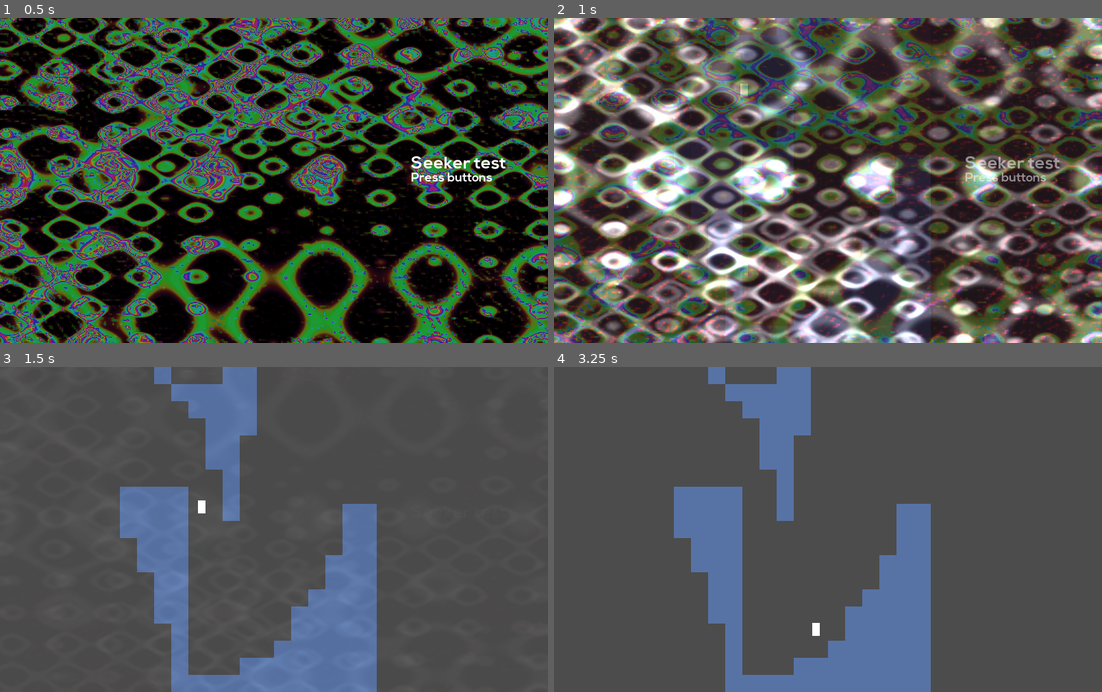
Above: before the commit, frames 1-4 (two rows, left to right).
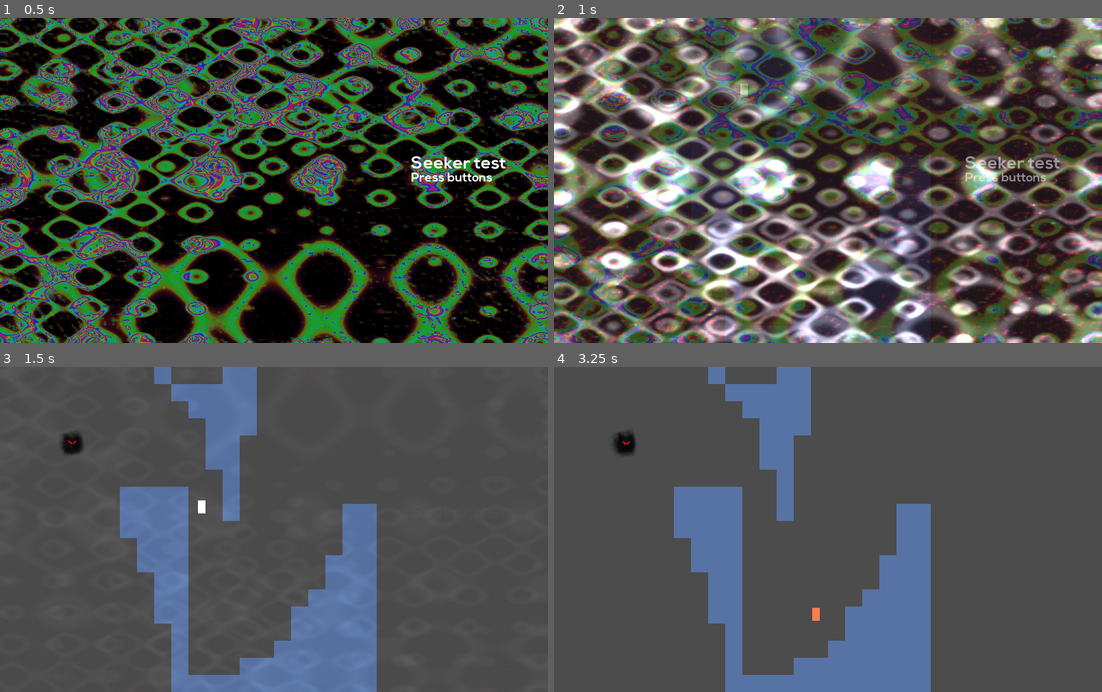
Above: after the commit, the same moments.

Repository: Synthasmagoria/Project-Seeker
Game: Godot game, scene res://ui/menu/menu.tscn
Same seed, same stepped clock (60 frames per second), same inputs: the game is played once before the commit and once after it.
Inputs (mouse positions are in pixels of both pictures, inside the frame that each line leads up to):
- Up to frame 1 (0.5 s): no input
- Up to frame 2 (1 s): tap Enter (ui_accept) at 0.5 s; move the mouse to (948, 164) at 0.52 s; hold Right (right) from 0.53 s (still down); hold Shift (jump) from 0.53 s (still down)
- Up to frame 3 (1.5 s): move the mouse to (164, 545) at 1.27 s; release Right (right) at 1.28 s; release Shift (jump) at 1.28 s; hold Down (down) from 1.28 s (still down); tap Z (attack) at 1.35 s
- Up to frame 4 (3.25 s): tap Shift (jump) at 1.52, 1.55, 1.82, 2.3, 3.02, 3.05 s; move the mouse to (882, 458) at 2.02 s; release Down (down) at 2.03 s; hold Right (right) 2.03-2.78 s; hold Ctrl (control) 2.03-2.78 s; move the mouse to (800, 594) at 2.77 s; hold Up (up) from 2.78 s (still down); click (800, 594) at 2.85 s

Frame 1 is identical in both runs. In frame 2, 0.1% of the frame differs, in the area x 11-15%, y 21-80%; in frame 3, 0.2%; in frame 4, 0.4%, in the area x 10-49%, y 19-83%.

Commit message:
Added boost state

Diff:
--- a/project/levels/test/test_3.tscn
+++ b/project/levels/test/test_3.tscn
@@ -1,8 +1,9 @@
-[gd_scene load_steps=4 format=2]
+[gd_scene load_steps=5 format=2]
 
 [ext_resource path="res://objects/player/player start/player_start.tscn" type="PackedScene" id=1]
 [ext_resource path="res://objects/solidmap/solids_32.tscn" type="PackedScene" id=2]
 [ext_resource path="res://objects/level.gd" type="Script" id=3]
+[ext_resource path="res://objects/enemy/enemy.tscn" type="PackedScene" id=4]
 
 [node name="Level" type="Node2D" groups=["levels"]]
 script = ExtResource( 3 )
@@ -14,3 +15,6 @@
 [node name="PlayerStart" parent="." instance=ExtResource( 1 )]
 position = Vector2( 288, 192 )
 save_on_create = true
+
+[node name="Enemy" parent="." instance=ExtResource( 4 )]
+position = Vector2( 134, 144 )
--- a/project/objects/enemy/states/move_towards_player.gd
+++ b/project/objects/enemy/states/move_towards_player.gd
@@ -34,7 +34,6 @@
 	set_path_refresh_timer()
 
 func update_path() -> void:
-	print("updated")
 	path = get_path_to_player()
 	if path.size() > 0:
 		agent.set_target_location(path[0])
--- a/project/objects/player/player.gd
+++ b/project/objects/player/player.gd
@@ -37,6 +37,8 @@
 var airjump_number := 1
 ##
 var dead = false
+##
+var boosted = false
 
 ## The state machine dictating player behavior
 onready var state_machine := $StateMachine
--- a/project/objects/player/player.tscn
+++ b/project/objects/player/player.tscn
@@ -10,6 +10,8 @@
 [ext_resource path="res://objects/player/spell/spell.tscn" type="PackedScene" id=8]
 [ext_resource path="res://objects/player/player.png" type="Texture" id=9]
 [ext_resource path="res://objects/player/states/hiding.gd" type="Script" id=10]
+[ext_resource path="res://objects/player/states/charging_boost.gd" type="Script" id=11]
+[ext_resource path="res://objects/player/states/boost.gd" type="Script" id=12]
 
 [node name="Player" type="KinematicBody2D" groups=["player"]]
 collision_layer = 2
@@ -58,6 +60,12 @@
 [node name="Hiding" type="Node" parent="StateMachine"]
 script = ExtResource( 10 )
 
+[node name="ChargingBoost" type="Node" parent="StateMachine"]
+script = ExtResource( 11 )
+
+[node name="Boost" type="Node" parent="StateMachine"]
+script = ExtResource( 12 )
+
 [node name="Sprite" type="Sprite" parent="."]
 texture = ExtResource( 9 )
 
--- a/project/objects/player/states/airborne.gd
+++ b/project/objects/player/states/airborne.gd
@@ -1,4 +1,6 @@
 extends PlayerState
+
+class_name PlayerStateAirborne
 
 var airjump_strength := 300.0
 var jump_dampen := 0.45
@@ -92,7 +94,10 @@
 	if player.is_on_floor() && !_enemy_col:
 		return POP_STATE
 
-	if Input.is_action_pressed("down") && Input.is_action_pressed("jump"):
+	if Input.is_action_pressed("up") && !player.boosted:
+		return "ChargingBoost"
+
+	if Input.is_action_pressed("jump") && Input.is_action_pressed("down"):
 		return "DownDash"
 
 	return KEEP_STATE
--- /dev/null
+++ b/project/objects/player/states/boost.gd
@@ -0,0 +1,19 @@
+extends PlayerState
+
+var boost_duration_max : float = 3.0
+var next_state : String
+var boost_strength := 400
+
+func enter() -> void:
+	next_state = KEEP_STATE
+	var _dur = clamp(player.state_machine.get_state_by_name("ChargingBoost").duration, 0.0, boost_duration_max)
+	get_tree().create_timer(_dur).connect("timeout", self, "_timeout")
+
+func _timeout() -> void:
+	next_state = POP_STATE
+
+func physics_process(delta : float) -> String:
+	player.velocity.y = -boost_strength
+	player.velocity.x = get_walk_velocity() * 2.0
+	player.velocity_movement(player.velocity, false)
+	return next_state
--- /dev/null
+++ b/project/objects/player/states/charging_boost.gd
@@ -0,0 +1,49 @@
+extends PlayerStateAirborne
+
+## The amount of time charged
+var duration : float
+## The minimum charge perform a boost
+var duration_min : float = 0.5
+##
+var fall_speed_max_multiplier := 0.75
+##
+var jump_speed_max := 100.0
+
+func enter() -> void:
+	player.modulate = Color.coral
+	duration = 0.0
+
+func physics_process(delta : float) -> String:
+
+	# Prevent the player from moving horizontally
+	player.velocity.x = 0.0
+
+	# Apply gravity
+	player.velocity.y += get_frame_gravity(delta)
+
+	# Prevent the player's fall speed to exceed the limit
+	player.velocity = limit_fall_velocity(player.velocity, fall_speed_max * fall_speed_max_multiplier)
+
+	# Count charging time
+	duration += delta
+
+	# Move
+	player.velocity_movement(player.velocity, false)
+
+	# Handle state changes
+	if player.boosted:
+		return POP_STATE
+
+	if Input.is_action_pressed("up"):
+		return KEEP_STATE
+
+	if duration >= duration_min:
+		player.boosted = true
+		return "Boost"
+	else:
+		return POP_STATE
+
+	return KEEP_STATE
+
+func exit() -> void:
+	player.modulate = Color.white
--- a/project/objects/player/states/player_state.gd
+++ b/project/objects/player/states/player_state.gd
@@ -7,6 +7,9 @@
 func init(body : KinematicBody2D) -> void:
 	player = body
 
+func recharge_boost(player : KinematicBody2D) -> void:
+	player.boosted = false
+
 func get_walk_velocity() -> float:
 	return player.walk_speed * player.get_walk_input()
 
--- a/project/project.godot
+++ b/project/project.godot
@@ -98,6 +98,11 @@
 "class": "PlayerState",
 "language": "GDScript",
 "path": "res://objects/player/states/player_state.gd"
+}, {
+"base": "PlayerState",
+"class": "PlayerStateAirborne",
+"language": "GDScript",
+"path": "res://objects/player/states/airborne.gd"
 }, {
 "base": "Area2D",
 "class": "Popup2D",
@@ -158,6 +163,7 @@
 "PathCouplingPoint2D": "",
 "PathFollowDetector2D": "",
 "PlayerState": "",
+"PlayerStateAirborne": "",
 "Popup2D": "",
 "Spawner2D": "",
 "State": "",
Not shown: 1 places in project/objects/player/player.tscn that only renumber resources
